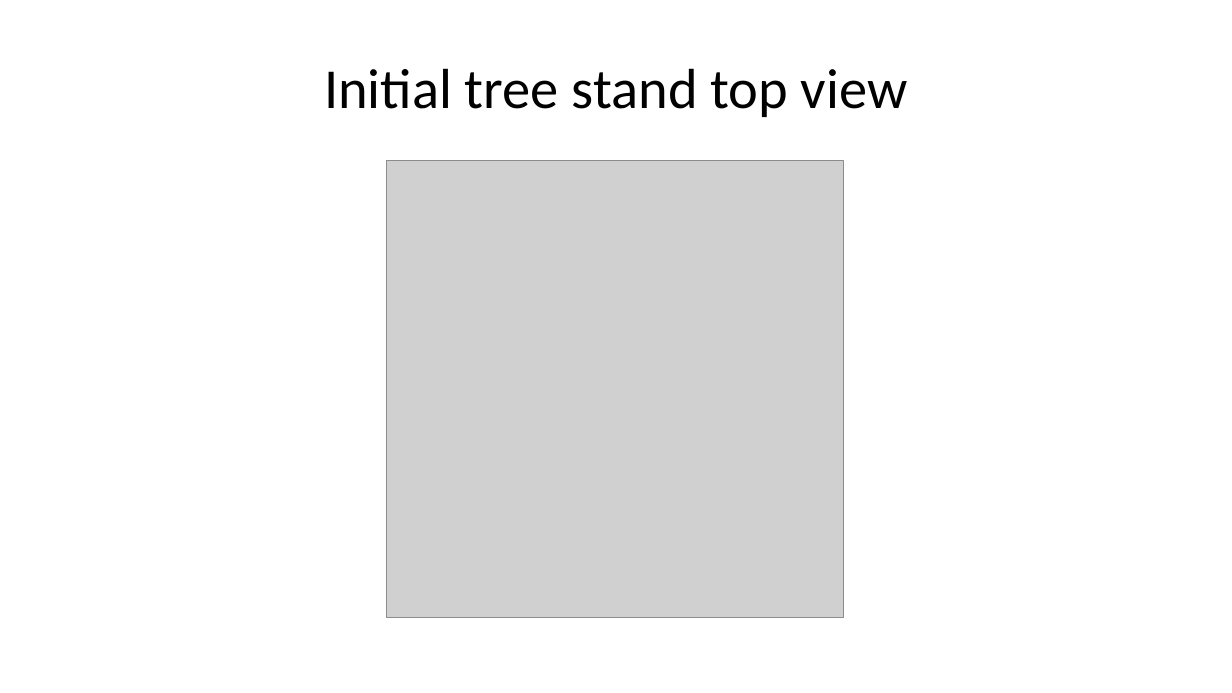
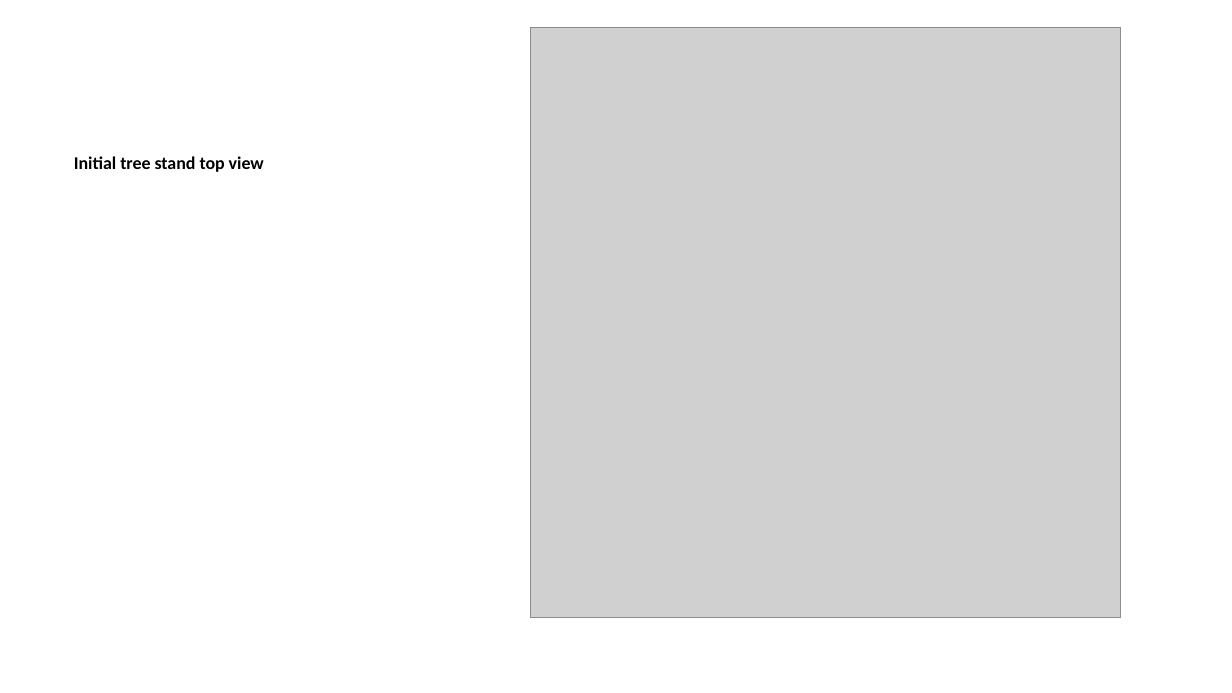
Before and after one commit to TyrannosauruSnacks/forest_management_2025, a slide deck: slide 12 of presentation.pptx (slide 11 before the commit). Drawn at 1232x693 pixels with LibreOffice and Linux fonts; fonts in the diff are those of the drawing; grey boxes stand for pictures. Boxes give left, top, right and bottom in pixels: in the first picture for what was removed or moved away, otherwise in the second. Text is boxed around its words. In the diff, an @@ line names an element or a change of style, - is before the commit and + after.

```diff
--- a/presentation.pptx
+++ b/presentation.pptx
@@ picture added at [531,27,1121,617] @@
@@ text "Initial tree stand top view": place and size @@
-text "Initial tree stand top view" at [324,68,907,117]
+text "Initial tree stand top view" at [74,156,264,172]
@@ text "Initial tree stand top view" at [74,156,264,172]: size 33 to 10.5 pt, bold on; alignment centre to left; more space between paragraphs; vertical alignment middle to top @@
@@ picture removed at [387,161,844,618] @@
```
Also in this commit, not shown: 9 other slides changed, 10 slides added, 4 slides removed, 6 other files.
